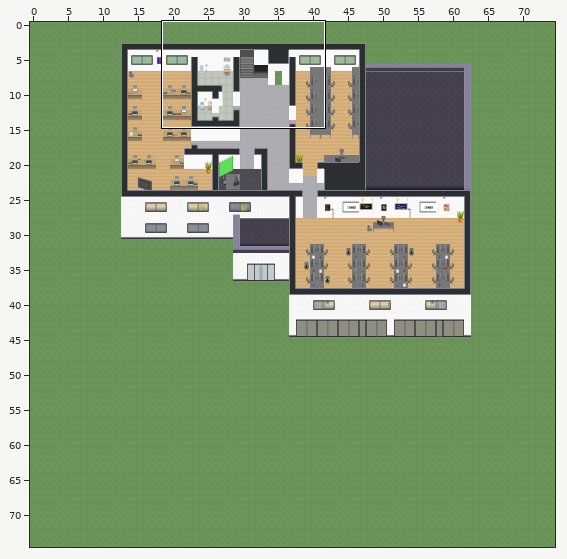
Level history. Tiled map (JSON): esadd_etage2.tmj. The picture above shows the old version from afar; the outline marks the close-up.
Close-up. Before the edit:
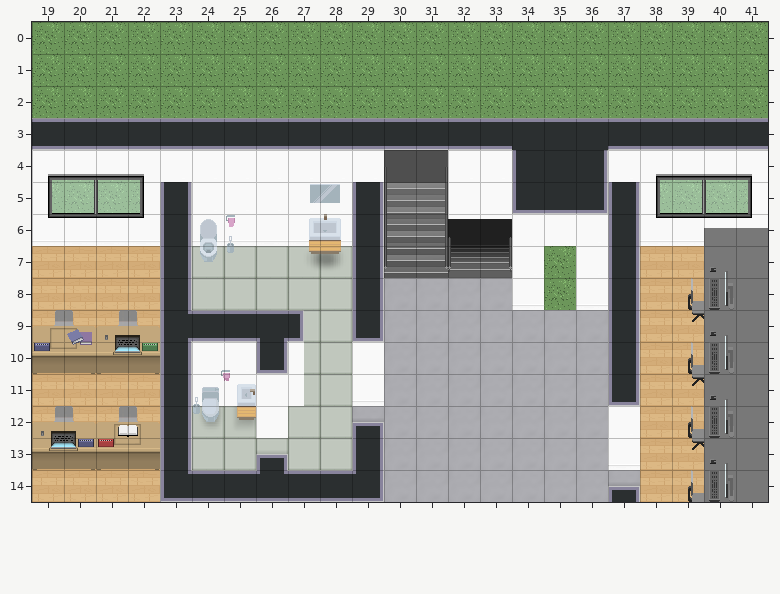
Cells are 32x32 px. Shown: x 19..41, y 0..14. The commit also changed other parts of the map, which this record leaves out.
Once edited:
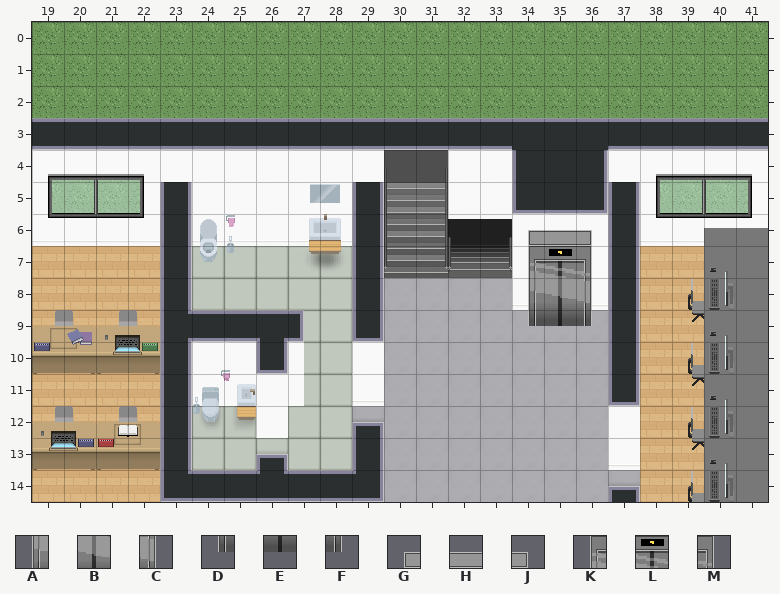
Key: from "Chunk 1": A 57, B 58, C 59, D 60, E 61, F 62; from "Chunk 2": G 2, H 3, J 4, K 5, L 6, M 7.
_ is an empty cell.
What changed:
{"where": "layer \"Bureau\""}
{"y":8,"x":34,"old":"___","new":"ABC"}
{"y":9,"x":34,"old":"___","new":"DEF"}
{"where": "layer \"Grand Ecran\""}
{"y":6,"x":34,"old":"___","new":"GHJ"}
{"y":7,"x":34,"old":"___","new":"KLM"}
{"label":"added","picture_box":[528,230,592,326]}
